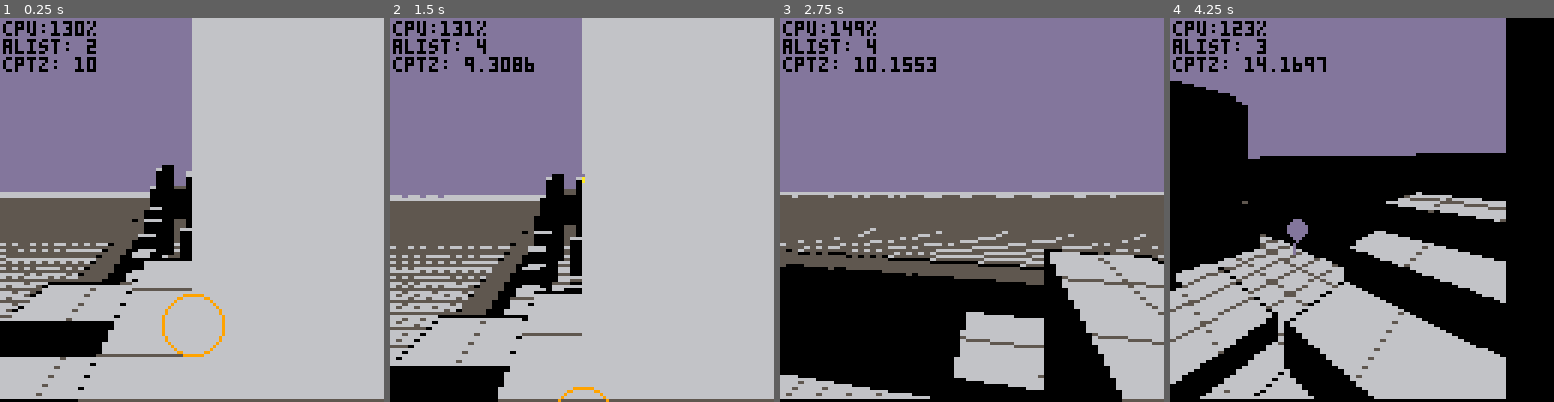
Above: before the commit, frames 1-4 (left to right).
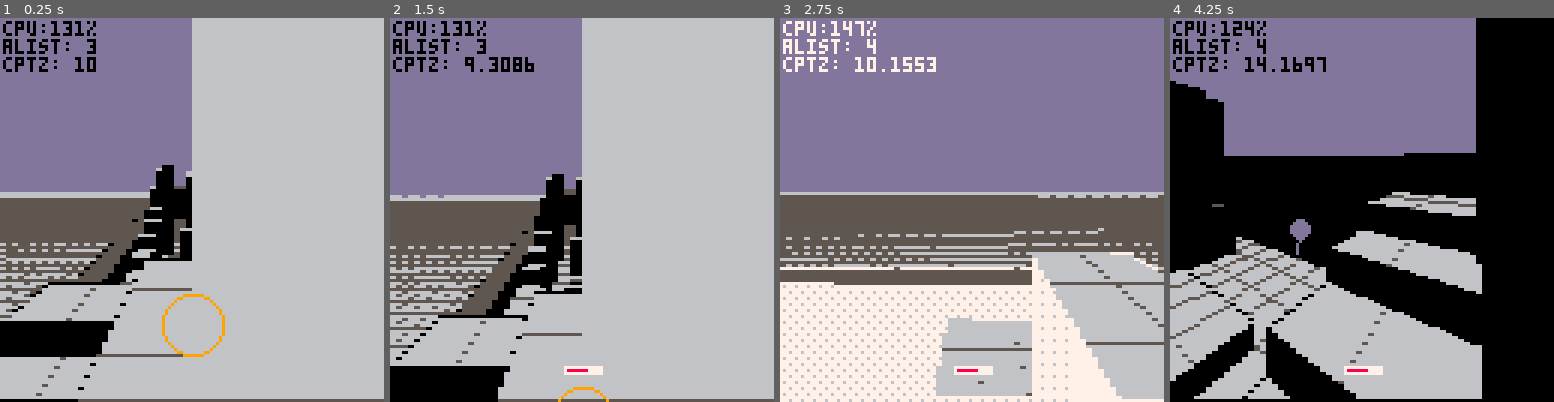
Above: after the commit, the same moments.

Repository: paloblanco/sallyneptune
Game: PICO-8 cartridge cast.p8
Two runs of this game, one before a commit and one after it. Both use one fixed random seed, a clock stepped at 60 frames per second and the inputs below.
Inputs:
- Up to frame 1 (0.25 s): no input
- Up to frame 2 (1.5 s): tap X (X key) at 0.33, 1.07 s; tap O (Z key) at 0.7 s
- Up to frame 3 (2.75 s): hold Right 1.6-2.1 s; tap O (Z key) at 1.7, 2.1, 2.5 s; tap X (X key) at 1.85 s; hold Up 2.15-2.42 s; hold Right from 2.47 s (still down)
- Up to frame 4 (4.25 s): tap O (Z key) every 0.4 s from 2.9 to 4.1 s; tap X (X key) at 2.97, 4.08 s; release Right at 3.03 s; hold Left 3.08-3.58 s; hold Down 3.63-3.97 s; hold Right from 4.02 s (still down)

The runs differ from the first frame. In frame 1, less than 0.1% of the frame differs, in the area x 19-25%, y 0-9%; in frame 2, 0.3%; in frame 3, 31%, in the area x 0-100%, y 0-100%; in frame 4, 14%.

Commit message:
enemy killing implemented

Diff:
--- a/actor.lua
+++ b/actor.lua
@@ -5,6 +5,7 @@
 actor.z=0
 actor.sx=0
 actor.sy=0
+actor.hw=0
 actor.loc = flr(256*actor.y) + flr(actor.x)
 actor.loc0= actor.loc
 actor.xf = flr(actor.x)
@@ -18,12 +19,17 @@
 actor.vwidth=1
 actor.dist_cam = 0
 actor.ang_cam = 0
+actor.my_ang = 0
 actor.dist=100 -- start big so weird stuff doesnt happen
 actor.d=0
 actor.timer=0
 actor.jetpack=false
 actor.killme=false
 actor.ground=true
+actor.health=5
+actor.maxhealth=5
+actor.hurt=false
+actor.mainc=1
 
 function actor:check_lock()
     if abs(self.ang_cam) <= .02 and self.dist > 2 then
@@ -33,6 +39,19 @@
     end
 end
 
+function actor:kill_me()
+    del(alist,self)
+    del(locklist,self)
+    self.killme=true
+end
+
+function actor:hurt_me()
+    self.health += -1
+    self.hurt=true
+    if self.health <= 0 then
+        self:kill_me()
+    end
+end
 
 function actor:move()
     local q = self.z - 0.6
@@ -48,6 +67,7 @@
     local dy = self.y-y
     local dz = self.z-(z-1)
     local ang = atan2(dx,dy)
+    self.my_ang = ang
     local rel_ang = ang-dir -- angle of object off player angle
     if (rel_ang > .5) rel_ang = rel_ang-1
     if (rel_ang < -.5) rel_ang = 1+rel_ang
@@ -76,6 +96,7 @@
     local sy0 = sy-hw
     self.sx=sx
     self.sy=sy-.5*hw
+    self.hw=hw
     return dist, sx0, sy0, hw
 end
 
@@ -126,6 +147,7 @@
 function actor:draw_best(x,y,z,dir)
     -- draw sprite slice by slice according to geometry
     -- slowest option
+    if (self.hurt) pal(mainc,7)
     dist, sx0, sy0, hw = self:draw_prep(x,y,z,dir)
     if (dist == nil) return
     local sy1 = sy0+hw
@@ -153,6 +175,8 @@
         end
     end
     fillp()
+    pal()
+    self.hurt = false
 end
 
 function actor:draw()
@@ -164,6 +188,9 @@
 neato.spsize = 16
 neato.timer=0
 neato.mylock = nil
+neato.target = nil
+neato.shottimemax = 10
+neato.shottime = 0
 
 neatosp0=96
 neatosp={98,100,102,104}
@@ -186,20 +213,40 @@
 function neato:update()
     local dx=0
 	local dy=0
+    self.target = nil
 
 	if (btn(❎)) then
+        if mylock and not self.mylock then
+            self.mylock = mylock
+        end
+        if self.mylock then
+            if self.mylock.killme then
+                self.mylock=nil
+            else
+                self.d = self.mylock.my_ang
+                self.target = self.mylock
+            end
+        end
+
 		-- strafe
 		if (btn(⬅️)) dx-=1
 		if (btn(➡️)) dx+=1
+
+        -- shoot
+        if self.shottime <= 0 then
+            make_laser()
+            self.shottime = self.shottimemax
+        end
 	else
 		-- turn
 		if (btn(⬅️)) self.d+=0.02
 		if (btn(➡️)) self.d-=0.02
+        self.mylock = nil
 	end
 
-    if btnp(5) then
-        make_laser()
-    end
+    -- if btnp(5) then
+
+    -- end
 
     self.d = self.d%1
 
@@ -261,10 +308,12 @@
 			self.dz=-0.15
 		end
 	end
+    self.shottime += -1
 end
 
 laser = actor:new()
 colors = {8,9,10,11,12,13,6}
+laser.targs={}
 
 function laser:init()
     self.color = colors[1+flr(#colors*rnd())]
@@ -276,6 +325,9 @@
     self.d = cpt.d
     self.dx = self.s * cos(self.d)
     self.dy = self.s * sin(self.d)
+    for i in all(locklistold) do
+        add(self.targs,i)
+    end
 end
 
 function laser:update()
@@ -292,6 +344,18 @@
 
     self.timer = self.timer + 1
     if (self.timer > 60) self.killme = true
+
+    local i = #self.targs
+    while i>0 do
+        newtarg = self.targs[i]
+        if abs(self.x+self.dx-newtarg.x) < .5 then
+            if abs(self.y+self.dy-newtarg.y) < .5 then
+                self.killme=true
+                newtarg:hurt_me()
+            end
+        end
+        i += -1
+    end
 end
 
 function laser:draw()
@@ -360,6 +424,9 @@
 myrtle.speed = 0.075
 myrtle.ground = true
 myrtle.timer = 0
+myrtle.health = 5
+myrtle.maxhealth = 5
+myrtle.mainc=8
 
 function myrtle:update()
     local cptdist = sqrt((self.x-cpt.x)^2 + (self.y-cpt.y)^2)
@@ -395,4 +462,10 @@
 
 function myrtle:draw()
     self:draw_best(pl.x,pl.y,pl.z,pl.d)
-end
+
+    local len = 10*self.health/self.maxhealth
+    if len < 10 then
+        rectfill(self.sx-6,self.sy-self.hw-1,self.sx+6,self.sy-self.hw+1,0)
+        rectfill(self.sx-5,self.sy-self.hw,self.sx-5+len,self.sy-self.hw,8)
+    end
+end
--- a/main.lua
+++ b/main.lua
@@ -8,11 +8,14 @@
 
 	m1 = myrtle:new({x=9,y=4,z=12})
 	add(alist,m1)
+	m2 = myrtle:new({x=9,y=6,z=12})
+	add(alist,m2)
 
 	cpt = neato:new({x=6,y=4,z=12})
 	add(alist,cpt)
 	pl:update(cpt)
 
+	locklistold = {}
 	locklist={} -- who is in your sights
 	mylock = nil
 
@@ -22,13 +25,12 @@
 
 function _update()
 
+	locklistold = locklist
 	locklist={}
     for aa in all(alist) do
         aa:update()
     end
 	pl:update(cpt)
-
-
 
 	if #locklist > 0 then
 		sort(locklist)
@@ -245,6 +247,9 @@
 		circ(mylock.sx,mylock.sy,10,9)
 		-- circ()
 	end
+	if cpt.target then
+		circ(cpt.target.sx,cpt.target.sy,11,8)
+	end
 
 
 	cursor(0,0) color(0)
Not shown, changed: 40 lines of the sprite sheet (__gfx__) section of escapeomega.p8
